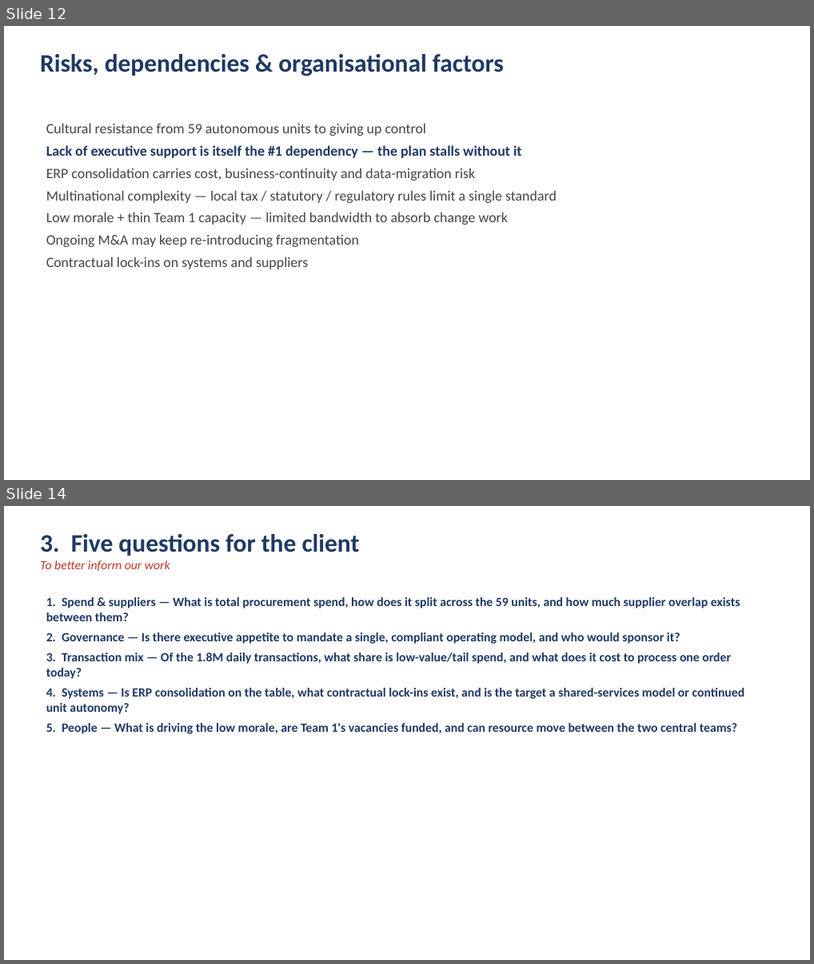
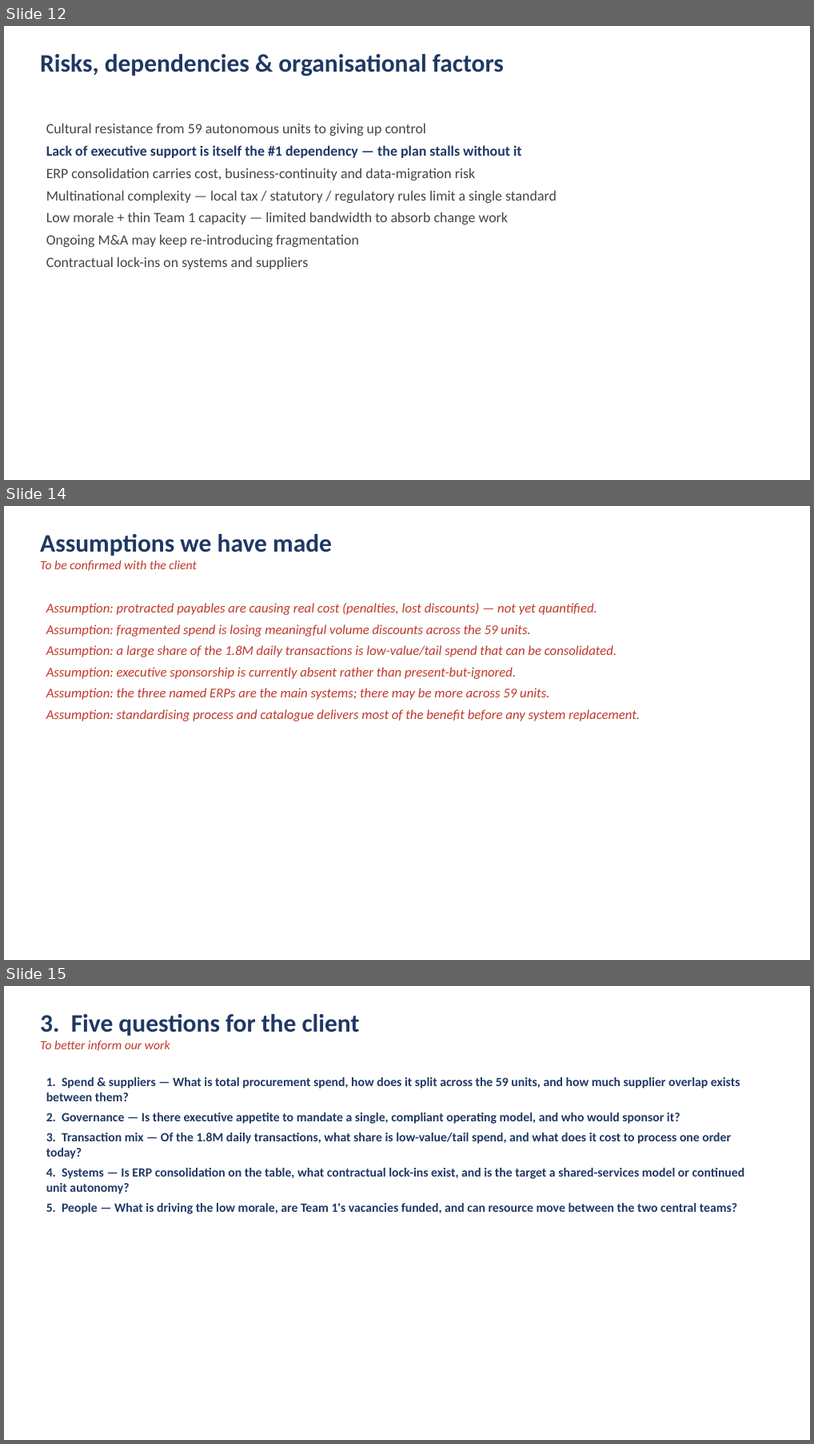
Before and after one commit to DAVIDEJI20/-irri-website, a slide deck: NextTech_Procurement_Analysis.pptx. Shown one above the other, each under a label of ours: slides 12 and 14 before the commit, slides 12, 14 and 15 after it; the slides between them are not shown. The pictures are 814x964 and 814x1444 pixels, drawn with LibreOffice and Linux fonts; fonts in the diff are those of the drawing. Boxes give left, top, right and bottom in pixels: in the first picture for what was removed or moved away, otherwise in the second. Text is boxed around its words. In the diff, an @@ line names an element or a change of style, - is before the commit and + after.

```diff
--- a/NextTech_Procurement_Analysis.pptx
+++ b/NextTech_Procurement_Analysis.pptx
@@ slide 14 added at (x1=4, y1=506, x2=810, y2=960), background #FFFFFF @@
@@ text added at (x1=40, y1=534, x2=332, y2=571), 15 pt, text #C0392B, italic @@
+Assumptions we have made
+To be confirmed with the client
@@ text added at (x1=46, y1=603, x2=640, y2=721), 16 pt, text #C0392B, italic @@
+Assumption: protracted payables are causing real cost (penalties, lost discounts) — not yet quantified.
+Assumption: fragmented spend is losing meaningful volume discounts across the 59 units.
+Assumption: a large share of the 1.8M daily transactions is low-value/tail spend that can be consolidated.
+Assumption: executive sponsorship is currently absent rather than present-but-ignored.
+Assumption: the three named ERPs are the main systems; there may be more across 59 units.
+Assumption: standardising process and catalogue delivers most of the benefit before any system replacement.
@@ what was slide 14 is now slide 15 @@
```
Also in this commit, not shown: 3 slides changed, 1 other slide added, 1 slide removed, 1 other file.
